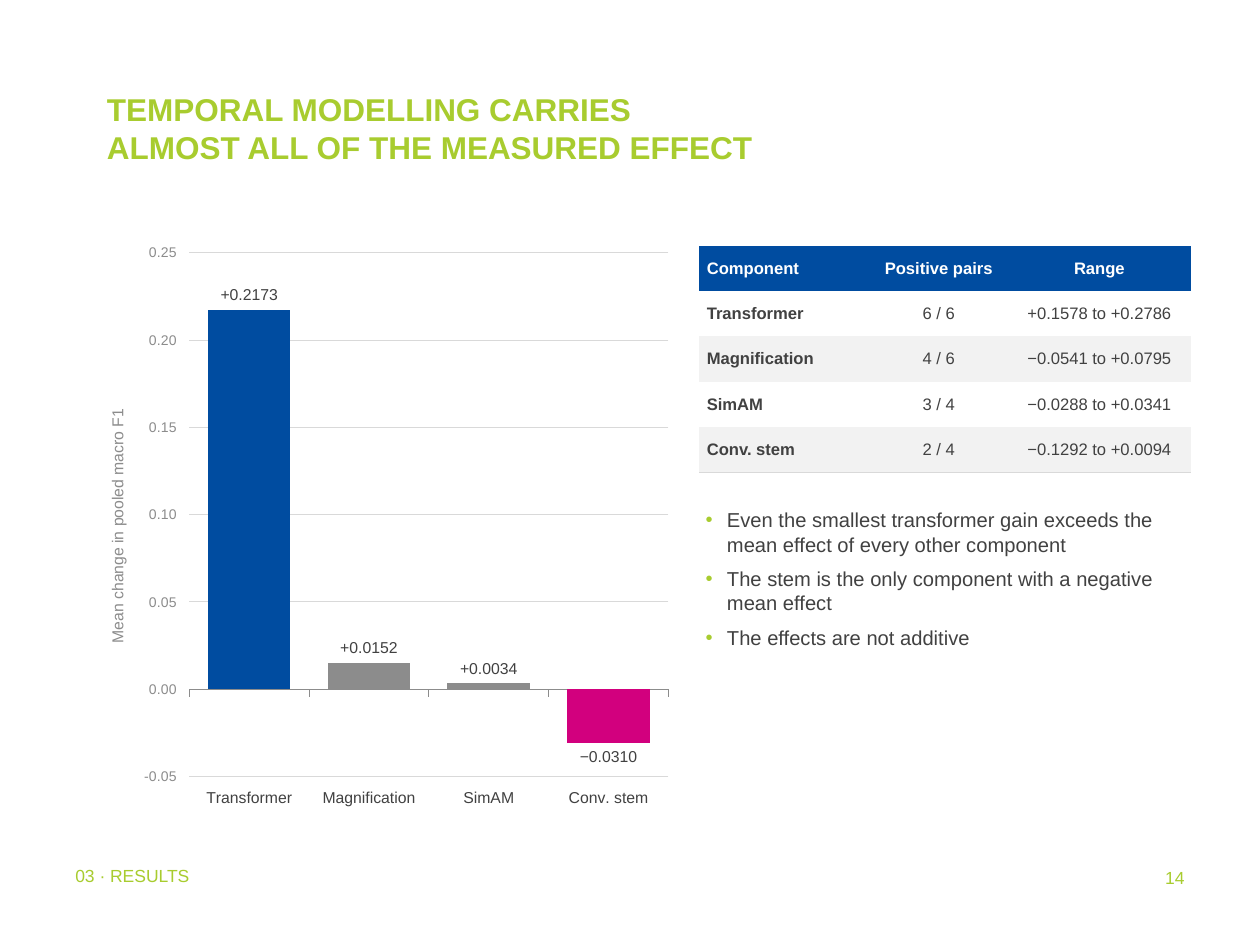
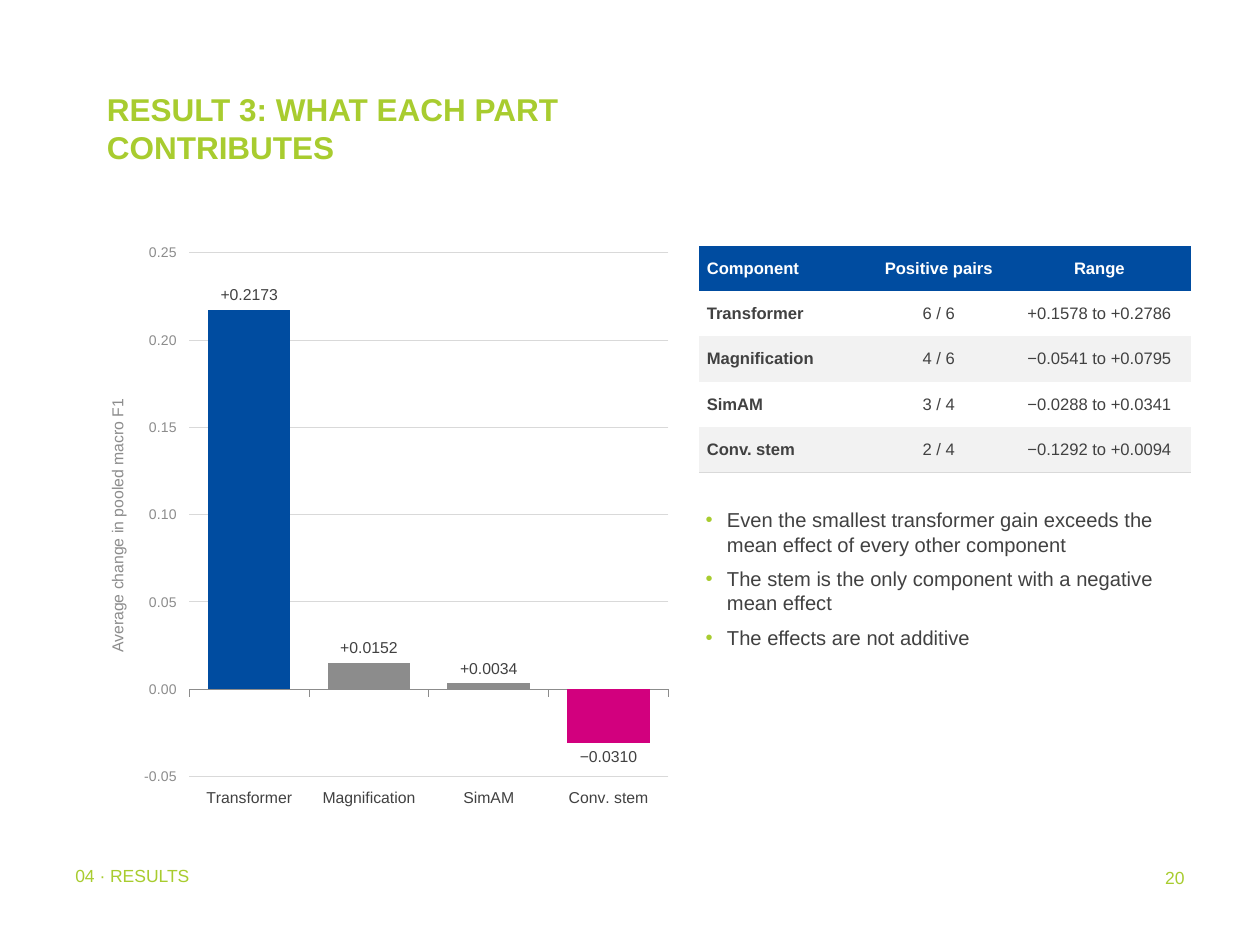
Before and after one commit to addhyan2000/FinalMERThesis, a slide deck: slide 20 of MER_Thesis_Defence.pptx (slide 14 before the commit). Drawn at 1260x945 pixels with LibreOffice and Linux fonts; fonts in the diff are those of the drawing; background and template pictures are left out. Boxes give left, top, right and bottom in pixels: in the first picture for what was removed or moved away, otherwise in the second. Text is boxed around its words. In the diff, an @@ line names an element or a change of style, - is before the commit and + after.

```diff
--- a/MER_Thesis_Defence.pptx
+++ b/MER_Thesis_Defence.pptx
@@ title at (x1=107, y1=99, x2=558, y2=160): text changed @@
-TEMPORAL MODELLING CARRIES ALMOST ALL OF THE MEASURED EFFECT
+RESULT 3: WHAT EACH PART CONTRIBUTES
@@ column chart at (x1=82, y1=233, x2=680, y2=819) @@
@@ value axis title "Mean change in pooled macro F1" to "Average change in pooled macro F1" @@
@@ text at (x1=75, y1=869, x2=189, y2=882): text changed @@
-03 · RESULTS
+04 · RESULTS
@@ page number at (x1=1165, y1=872, x2=1184, y2=884): text changed @@
-14
+20
```
Also in this commit, not shown: 36 other slides changed, 9 slides added, 2 slides removed, 1 other file.
